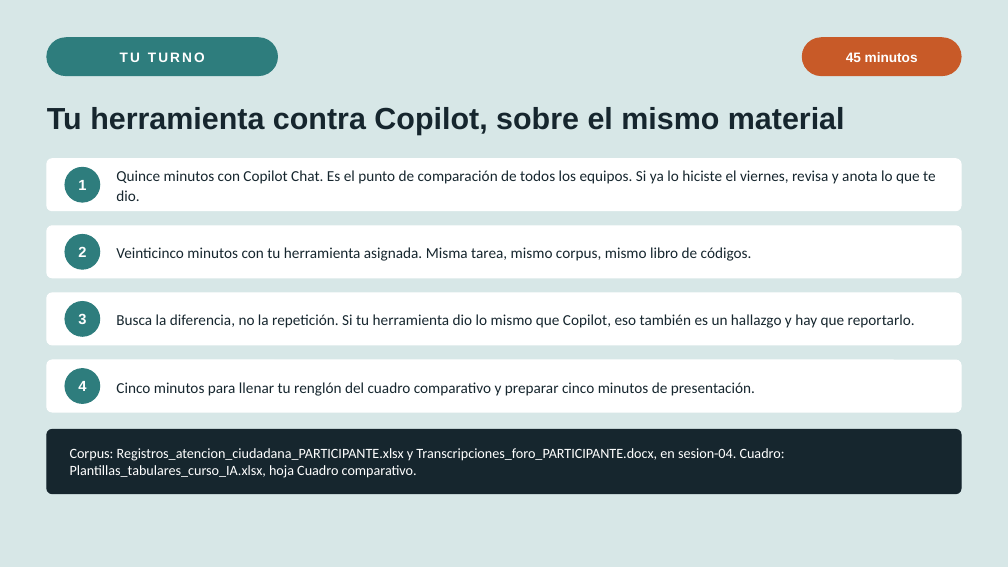
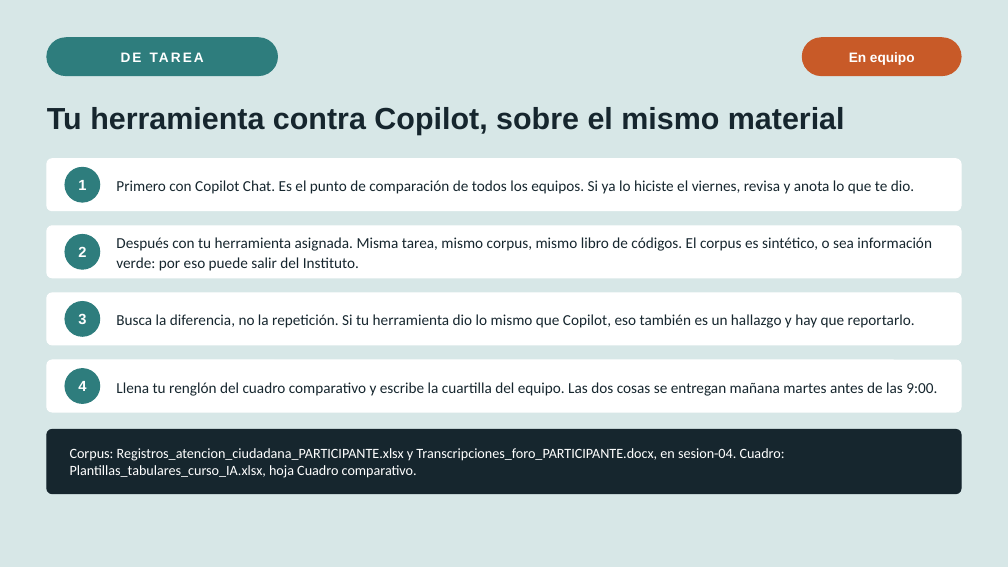
Before and after one commit to marvtrejo/curso-inegi-gen-ai, a slide deck: slide 10 of sesion-05/Sesion_05_Ecosistema_Herramientas.pptx. Drawn at 1008x567 pixels with LibreOffice and Linux fonts; fonts in the diff are those of the drawing. Boxes give left, top, right and bottom in pixels: in the first picture for what was removed or moved away, otherwise in the second. Text is boxed around its words. In the diff, an @@ line names an element or a change of style, - is before the commit and + after.

```diff
--- a/sesion-05/Sesion_05_Ecosistema_Herramientas.pptx
+++ b/sesion-05/Sesion_05_Ecosistema_Herramientas.pptx
@@ text at <box>120,52,205,62</box>: text changed @@
-TU TURNO
+DE TAREA
@@ text at <box>849,52,915,65</box>: text changed @@
-45 minutos
+En equipo
@@ text at <box>116,180,914,194</box>: text changed @@
-Quince minutos con Copilot Chat. Es el punto de comparación de todos los equipos. Si ya lo hiciste el viernes, revisa y anota lo que te dio.
+Primero con Copilot Chat. Es el punto de comparación de todos los equipos. Si ya lo hiciste el viernes, revisa y anota lo que te dio.
@@ text at <box>116,237,932,271</box>: text changed @@
-Veinticinco minutos con tu herramienta asignada. Misma tarea, mismo corpus, mismo libro de códigos.
+Después con tu herramienta asignada. Misma tarea, mismo corpus, mismo libro de códigos. El corpus es sintético, o sea información verde: por eso puede salir del Instituto.
@@ text at <box>116,382,937,396</box>: text changed @@
-Cinco minutos para llenar tu renglón del cuadro comparativo y preparar cinco minutos de presentación.
+Llena tu renglón del cuadro comparativo y escribe la cuartilla del equipo. Las dos cosas se entregan mañana martes antes de las 9:00.
```
Also in this commit, not shown: 11 other slides changed, 9 slides added, 1 slide removed, 3 other files.
